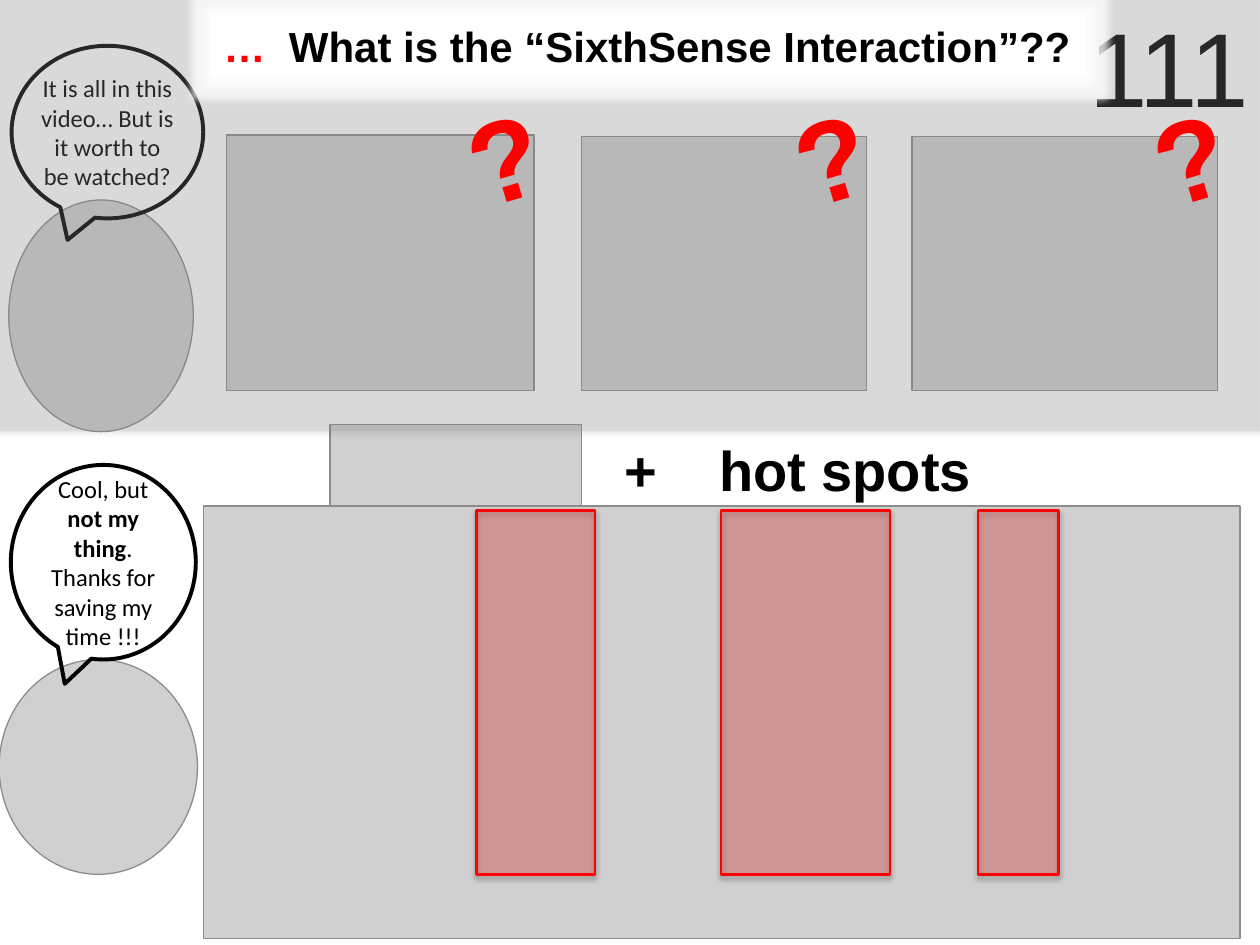
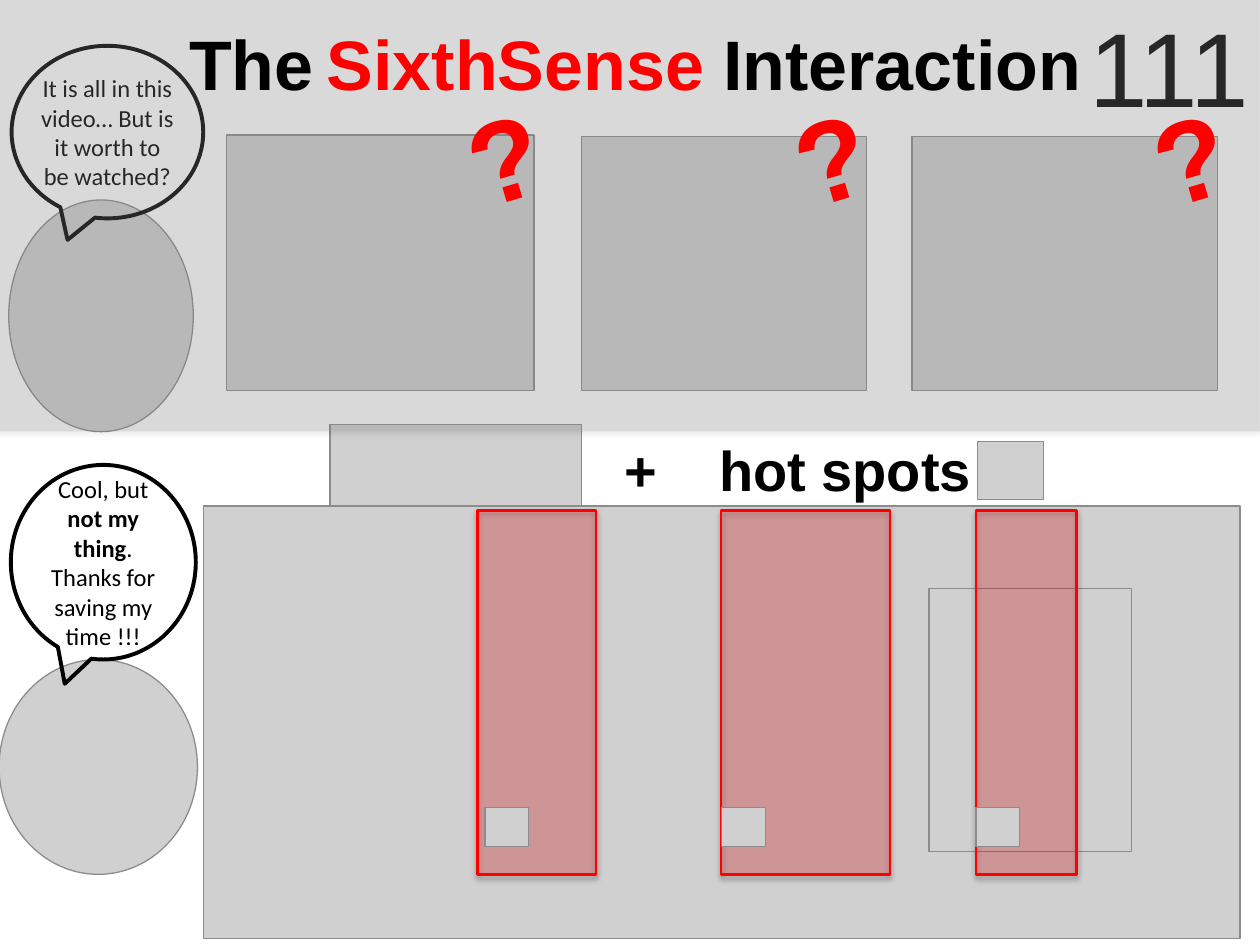
Before and after one commit to jluisred/ISWC2014_VideoHotSpots, a slide deck: slide 1 of Minute madness Hotspots.pptx. Drawn at 1260x945 pixels with LibreOffice and Linux fonts; fonts in the diff are those of the drawing; grey boxes stand for pictures. Boxes give left, top, right and bottom in pixels: in the first picture for what was removed or moved away, otherwise in the second. Text is boxed around its words. In the diff, an @@ line names an element or a change of style, - is before the commit and + after.

Commit message:
Adding expanded Hotspot (3), increasing Title, Hotspots Icon

```diff
--- a/Minute madness Hotspots.pptx
+++ b/Minute madness Hotspots.pptx
@@ text at [189,39,1080,103]: text changed; size 24 to 40 pt @@
-… What is the “SixthSense Interaction”??
+The SixthSense Interaction
@@ picture added at [978,441,1043,499] @@
@@ rectangle: place and size @@
-rectangle at [978,510,1058,874]
+rectangle at [976,510,1077,874]
@@ picture added at [929,588,1131,852] @@
@@ picture added at [485,808,529,847] @@
@@ picture added at [722,808,766,847] @@
@@ picture added at [976,808,1021,847] @@
```
